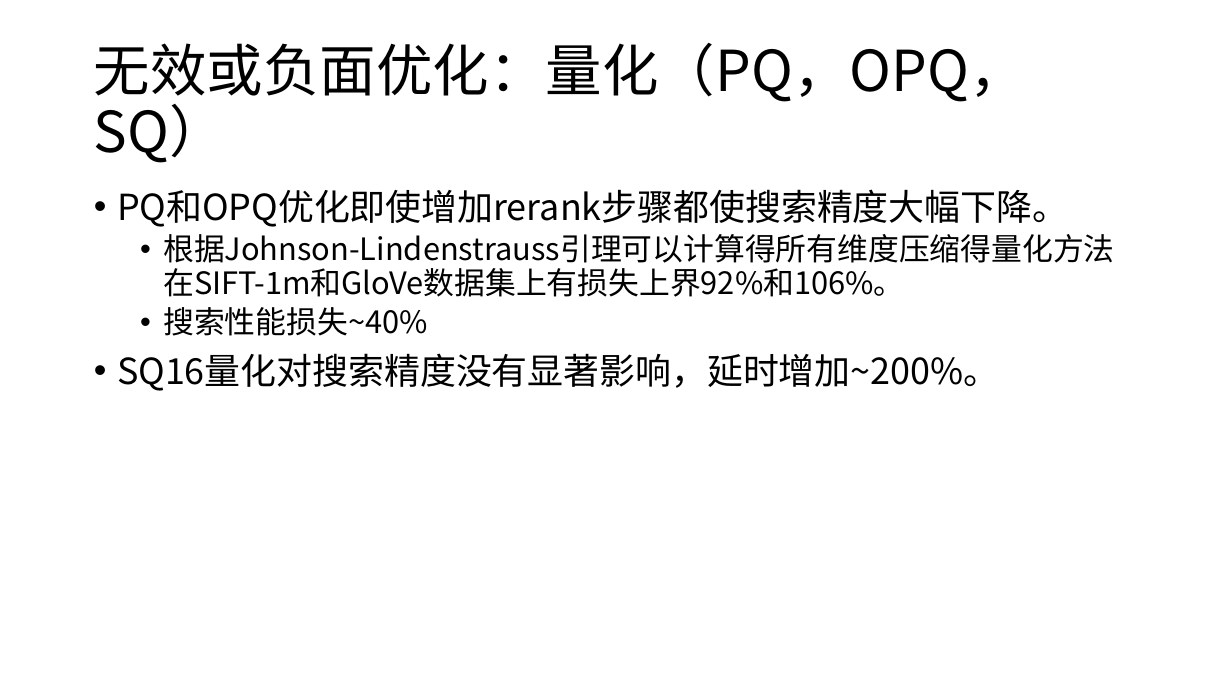
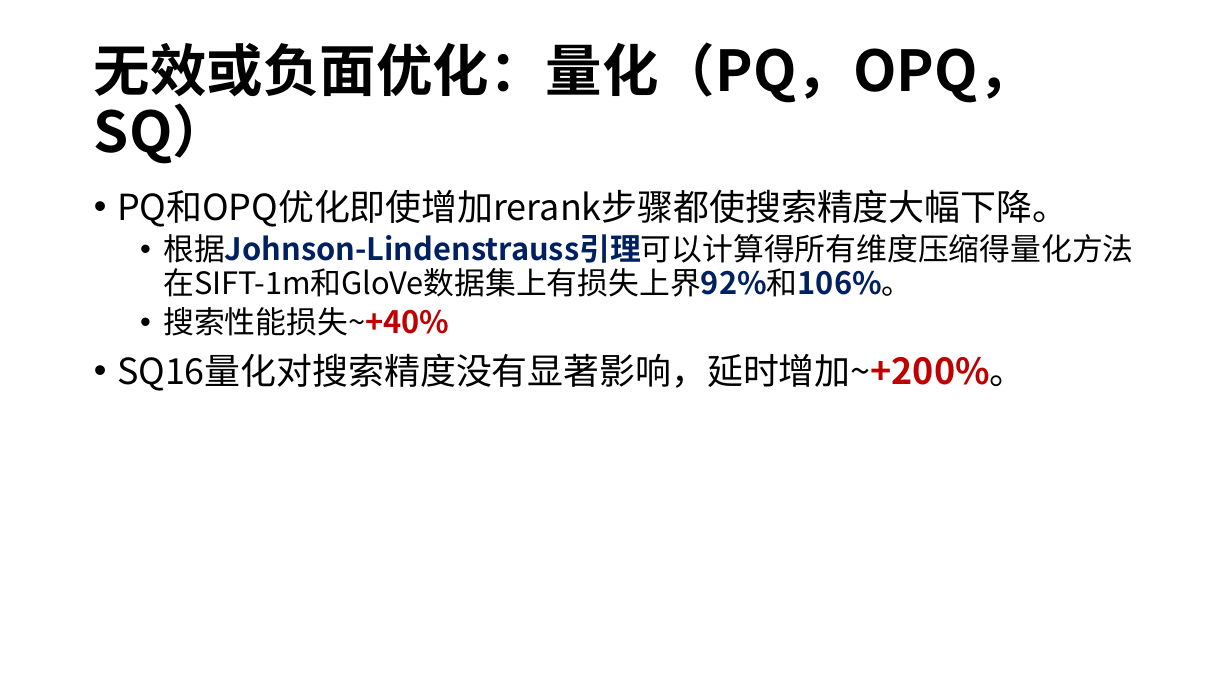
Before and after one commit to ray847/ANNS, a slide deck: slide 13 of doc/基于TunableHNSW的高性能向量搜索研究.pptx (slide 8 before the commit). Drawn at 1232x693 pixels with LibreOffice and Linux fonts; fonts in the diff are those of the drawing. Boxes give left, top, right and bottom in pixels: in the first picture for what was removed or moved away, otherwise in the second. Text is boxed around its words. In the diff, an @@ line names an element or a change of style, - is before the commit and + after.

```diff
--- a/doc/基于TunableHNSW的高性能向量搜索研究.pptx
+++ b/doc/基于TunableHNSW的高性能向量搜索研究.pptx
@@ title "无效或负面优化：量化（PQ，OPQ，SQ）" at box(94, 42, 1035, 164): bold on @@
@@ text at box(163, 234, 1134, 297): text colour #000000 to #002060, bold on in "根据Johnson-Lindenstrauss引理可以计算得所有维度压缩得量化方法在SIFT-1m和GloVe数据集上有 ..." @@
@@ text at box(117, 307, 1026, 391): text changed @@
-  • 搜索性能损失~40%
-• SQ16量化对搜索精度没有显著影响，延时增加~200%。
+  • 搜索性能损失~+40%
+• SQ16量化对搜索精度没有显著影响，延时增加~+200%。
```
Also in this commit, not shown: 10 other slides changed, 6 slides added, 11 other files.
